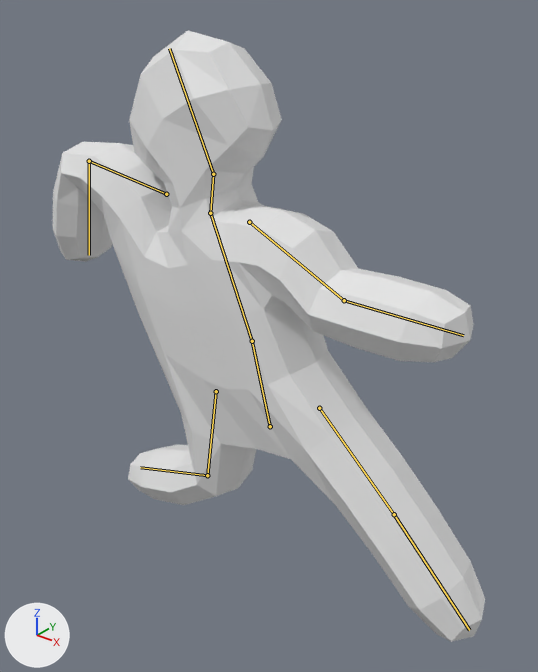
Before and after pictures for a commit that changed the Blender file models/parkour_guy.blend.
The view is the same before and after, from a 50 mm lens placed at (1.69, -2.11, 1.21), pointed at (-0.06, 0.07, -0.14). Every picture has the same lights, and +X, +Y and +Z are marked at lower left. The first picture is the older version. Both versions are drawn at frame 1 of the action 'down'; the numbers are the values there. The bones that bend it are drawn over the model as lines.

Names of what the first picture shows: 'ParkourGuy'.
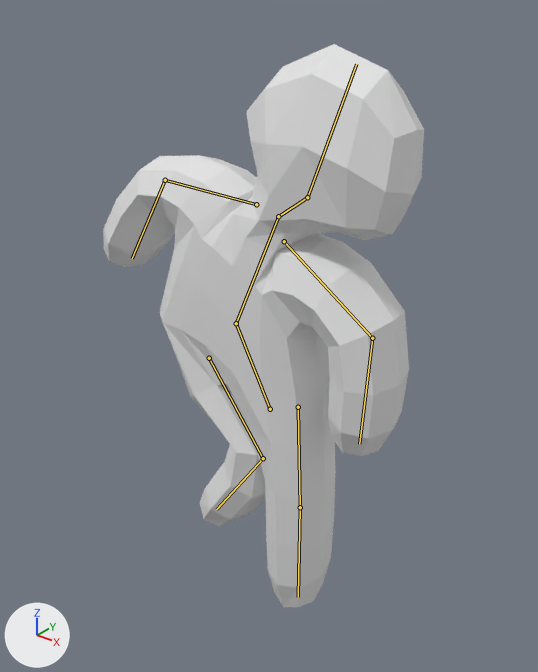
Pixel boxes (x1, y1, x2, y2) of what changed, in the pictures (538 x 672 px):
'ParkourGuy', posed (26% narrower, 8% shorter)
    before: (53, 31, 485, 642)
    after: (103, 44, 424, 607)
bone 'root', root to tip
    before: (270, 426) to (252, 341)
    after: (270, 409) to (236, 323)
bone 'back', root to tip
    before: (252, 341) to (210, 213)
    after: (236, 323) to (278, 216)
bone 'upper_arm.r', root to tip
    before: (249, 222) to (344, 300)
    after: (284, 241) to (372, 338)
bone 'lower_arm.r', root to tip
    before: (344, 300) to (463, 335)
    after: (372, 338) to (359, 444)
bone 'upper_arm.l', root to tip
    before: (166, 194) to (89, 161)
    after: (256, 204) to (165, 180)
bone 'lower_arm.l', root to tip
    before: (89, 161) to (89, 255)
    after: (165, 180) to (132, 258)
bone 'thigh.r', root to tip
    before: (319, 408) to (394, 514)
    after: (298, 407) to (300, 507)
bone 'thigh.l', root to tip
    before: (216, 391) to (207, 475)
    after: (209, 358) to (263, 458)
bone 'calf.l', root to tip
    before: (207, 475) to (140, 467)
    after: (263, 458) to (216, 509)

The change in detail:
Bone 'root' (bone_root) moves from (0.0, 0.0, 0.0) to (0.0, 0.087, 0.0).
Bone 'root' (bone_root) turns from (0, 0, 14) to (0, 0, 27) degrees about its own x, y and z.
Bone 'back' (bone_back) turns from (0, 0, 8) to (0, 0, -51) degrees about its own x, y and z.
Bone 'upper_arm.r' (bone_upper_arm_r) moves from (0.0, -0.138, 0.099) to (0.0, -0.215, 0.198).
Bone 'upper_arm.r' (bone_upper_arm_r) turns from (-5, 0, 0) to (-42, 0, 0) degrees about its own x, y and z.
Bone 'lower_arm.r' (bone_lower_arm_r) turns from (-54, 0, 0) to (30, 0, 0) degrees about its own x, y and z.
Bone 'upper_arm.l' (bone_upper_arm_l) moves from (0.0, -0.281, -0.045) to (0.0, -0.233, 0.13).
Bone 'upper_arm.l' (bone_upper_arm_l) turns from (-83, 0, 0) to (-31, 0, 0) degrees about its own x, y and z.
Bone 'lower_arm.l' (bone_lower_arm_l) turns from (60, 0, 0) to (31, 0, 0) degrees about its own x, y and z.
Bone 'thigh.r' (bone_thigh_r) moves from (0.0, 0.014, -0.009) to (0.0, 0.145, 0.123).
Bone 'thigh.r' (bone_thigh_r) turns from (-33, 0, 0) to (25, 0, 0) degrees about its own x, y and z.
Bone 'thigh.l' (bone_thigh_l) moves from (0.0, 0.0, 0.0) to (0.0, -0.139, 0.039).
Bone 'thigh.l' (bone_thigh_l) turns from (-23, 0, 0) to (10, 0, 0) degrees about its own x, y and z.
Bone 'calf.l' (bone_calf_l) turns from (-62, 0, 0) to (-72, 0, 0) degrees about its own x, y and z.
